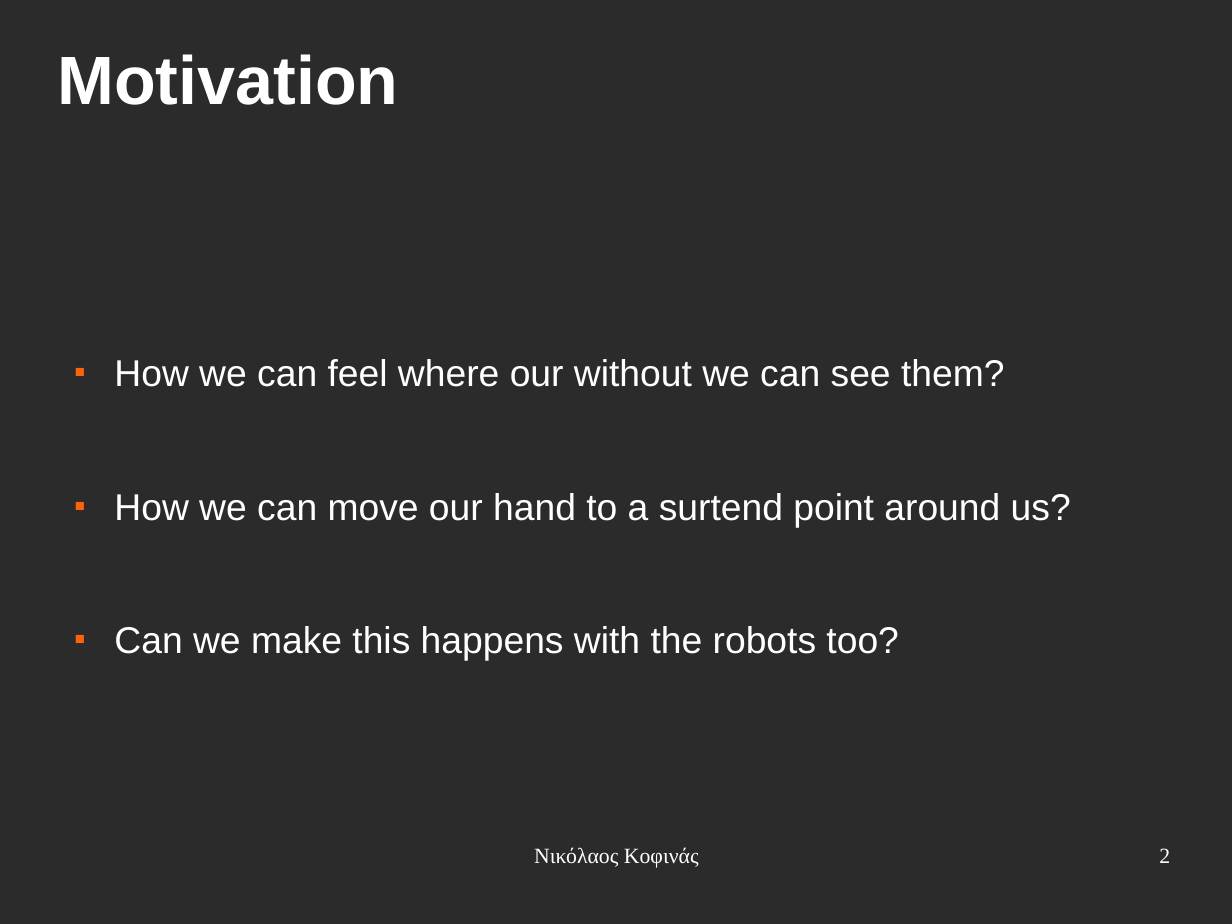
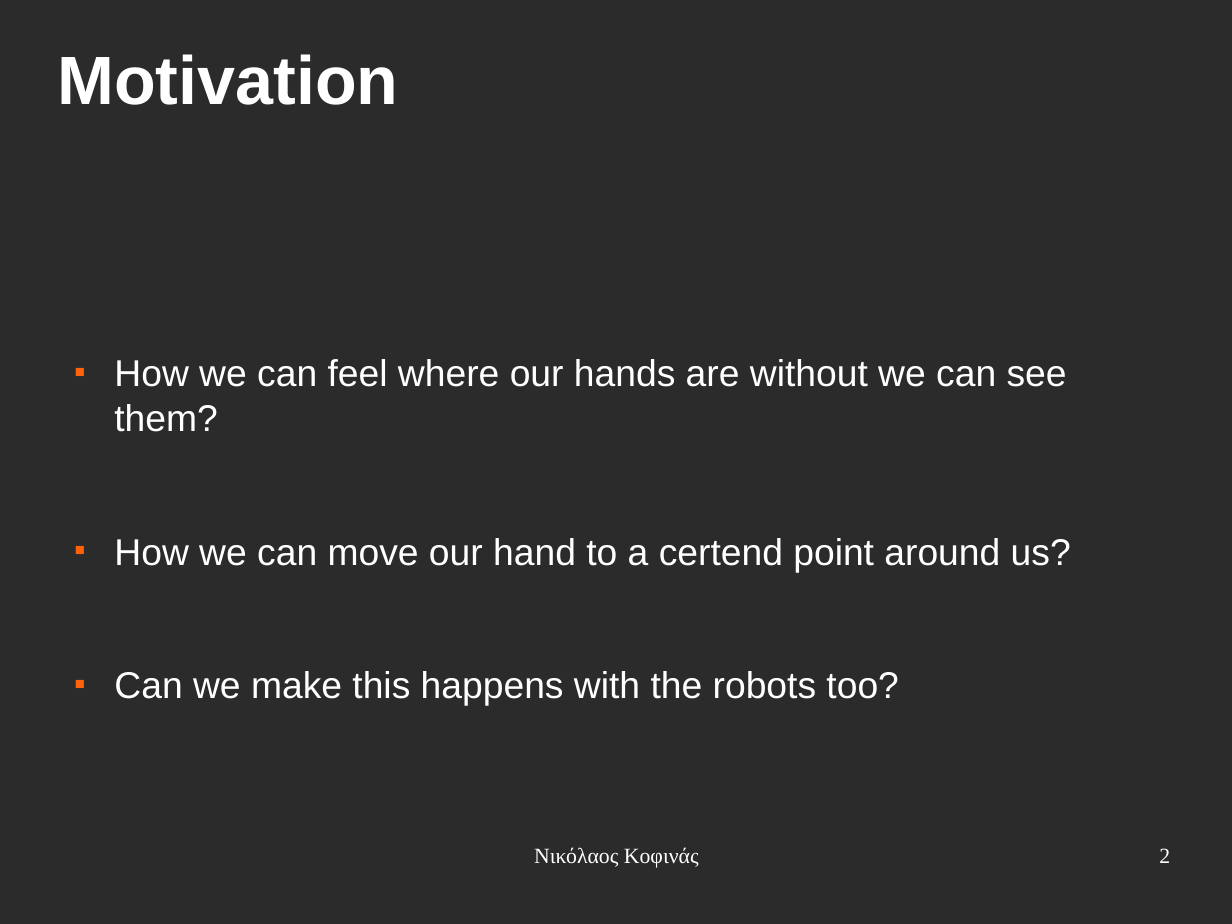
Before and after one commit to eldr4d/MyThesis, a slide deck: slide 2 of presentation.odp. Drawn at 1232x924 pixels with LibreOffice and Linux fonts; fonts in the diff are those of the drawing; background and template pictures are left out; a plain dark background stands for a picture behind light text. Boxes give left, top, right and bottom in pixels: in the first picture for what was removed or moved away, otherwise in the second. Text is boxed around its words. In the diff, an @@ line names an element or a change of style, - is before the commit and + after.

```diff
--- a/presentation.odp
+++ b/presentation.odp
@@ text at bbox=[114, 359, 1071, 572]: text changed @@
-■ How we can feel where our without we can see them?
-■ How we can move our hand to a surtend point around us?
+■ How we can feel where our hands are without we can see them?
+■ How we can move our hand to a certend point around us?
```
Also in this commit, not shown: 14 other slides changed, 4 slides added, 1 slide removed.
